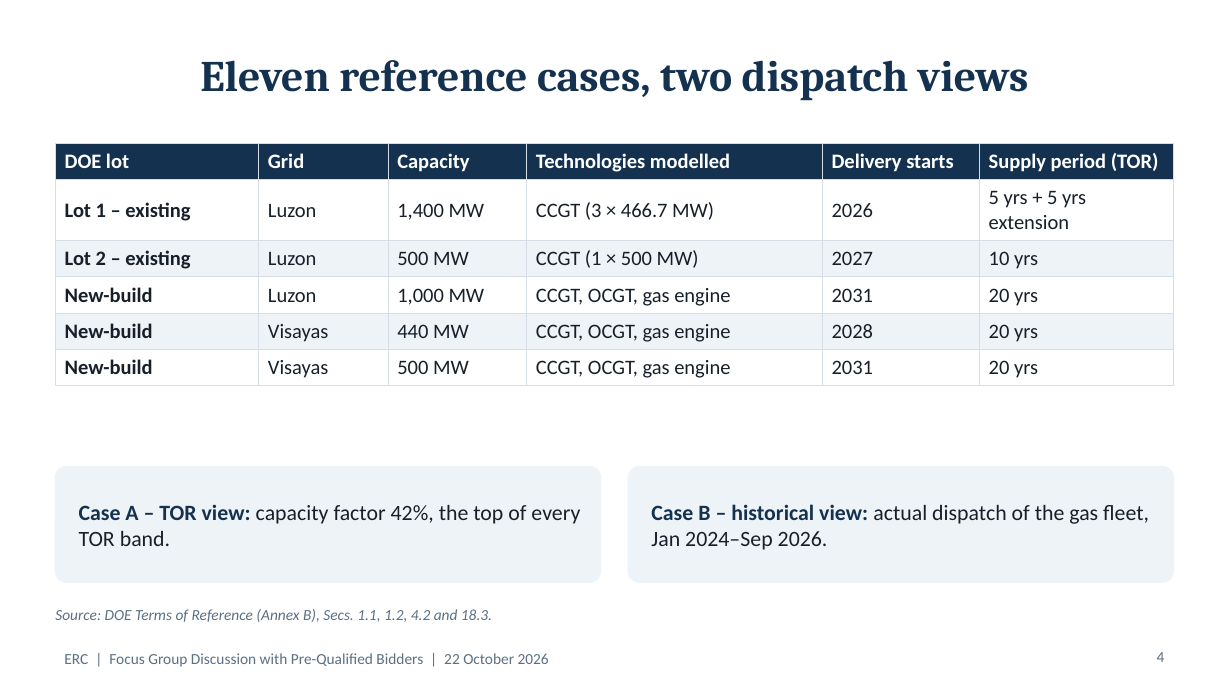
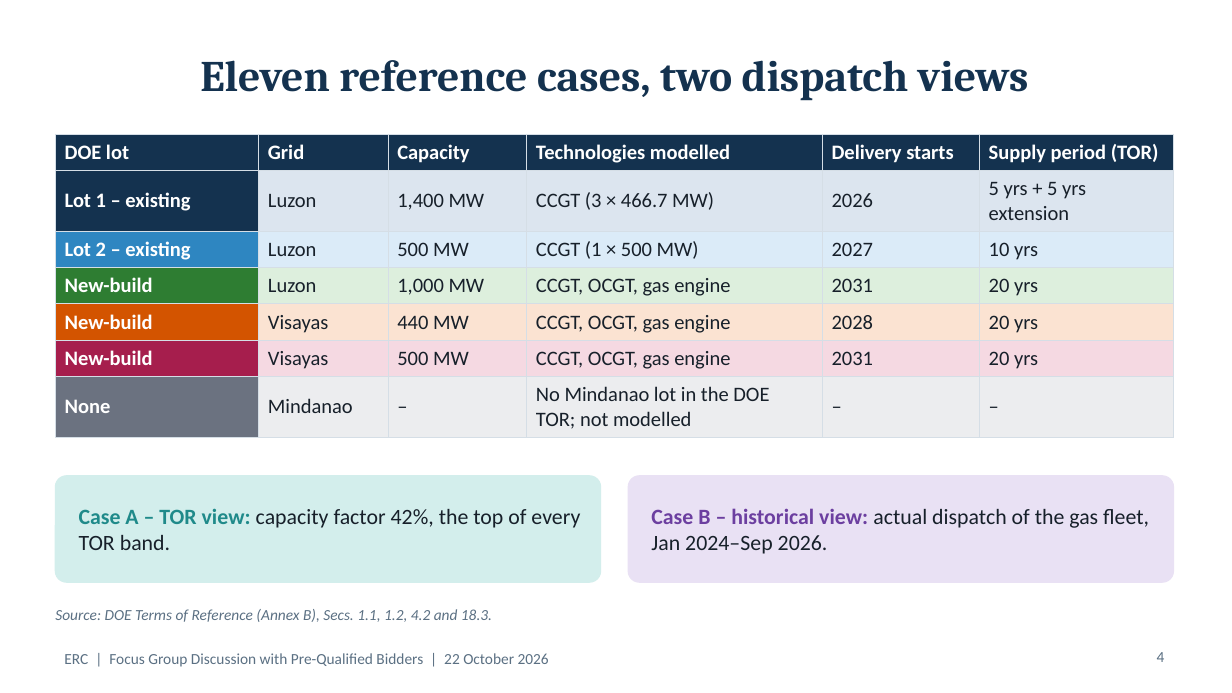
Before and after one commit to polyphase123/Midmerit, a slide deck: slide 4 of ERC_FGD_Model_Assumptions.pptx. Drawn at 1232x693 pixels with LibreOffice and Linux fonts; fonts in the diff are those of the drawing. Boxes give left, top, right and bottom in pixels: in the first picture for what was removed or moved away, otherwise in the second. Text is boxed around its words. In the diff, an @@ line names an element or a change of style, - is before the commit and + after.

```diff
--- a/ERC_FGD_Model_Assumptions.pptx
+++ b/ERC_FGD_Model_Assumptions.pptx
@@ table at [55,134,1174,433] @@
+row 7: None | Mindanao | – | No Mindanao lot in the DOE TOR; not modelled | – | –
@@ table: place and size @@
-table at [55,143,1174,382]
+table at [55,134,1174,433]
@@ rounded rectangle: place and size @@
-rounded rectangle at [55,467,601,582]
+rounded rectangle at [55,476,601,582]
@@ rounded rectangle at [55,476,601,582]: fill #EEF3F7 to #D3EEEC; outline #EEF3F7 1 pt to #D3EEEC 1 pt; proportions changed @@
@@ rounded rectangle: place and size @@
-rounded rectangle at [628,467,1174,582]
+rounded rectangle at [628,476,1174,582]
@@ rounded rectangle at [628,476,1174,582]: fill #EEF3F7 to #E9E1F4; outline #EEF3F7 1 pt to #E9E1F4 1 pt; proportions changed @@
@@ text "Case A – TOR view: ..." at [79,508,580,550]: text colour #14324F to #1F8A8A in "Case A – TOR view:" @@
@@ text "Case B – historical view: ..." at [651,508,1149,554]: text colour #14324F to #6C3FA0 in "Case B – historical view:" @@
```
Also in this commit, not shown: 22 other slides changed, 4 slides added.
